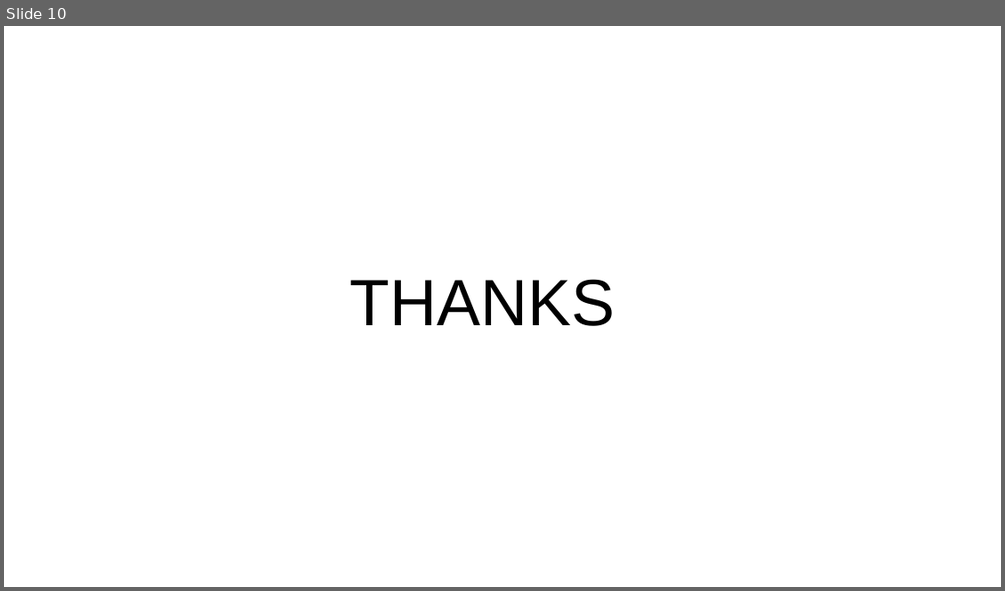
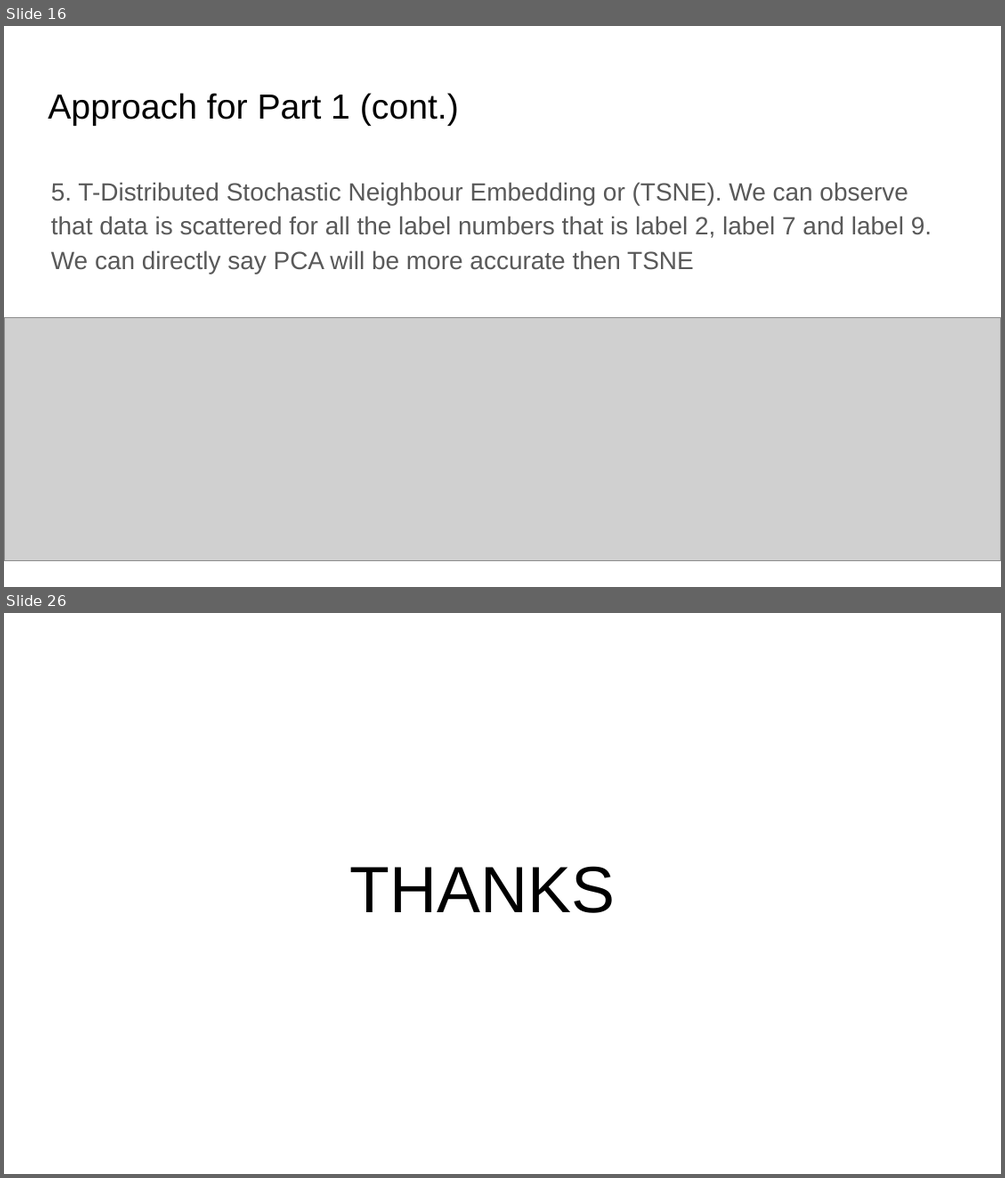
Before and after one commit to Aditya-2001/ML-Assignments-Semester-5, a slide deck: Assignment 8/IIT2019210 - Report.pptx. Shown one above the other, each under a label of ours: slide 10 before the commit, slides 16 and 26 after it; the slides between them are not shown. The pictures are 1005x591 and 1005x1178 pixels, drawn with LibreOffice and Linux fonts; fonts in the diff are those of the drawing; grey boxes stand for pictures. Boxes give left, top, right and bottom in pixels: in the first picture for what was removed or moved away, otherwise in the second. Text is boxed around its words. In the diff, an @@ line names an element or a change of style, - is before the commit and + after.

```diff
--- a/Assignment 8/IIT2019210 - Report.pptx
+++ b/Assignment 8/IIT2019210 - Report.pptx
@@ slide 16 added at box(4, 26, 1001, 587), background #FFFFFF @@
@@ title added at box(48, 93, 459, 126), 25.2 pt, text #000000 @@
+Approach for Part 1 (cont.)
@@ text added at box(51, 182, 931, 273), 18 pt, text #595959 @@
+5. T-Distributed Stochastic Neighbour Embedding or (TSNE). We can observe that data is scattered for all the label numbers that is label 2, label 7 and label 9. We can directly say PCA will be more accurate then TSNE
@@ picture added at box(4, 317, 1001, 560) @@
@@ what was slide 10 is now slide 26 @@
```
Also in this commit, not shown: 1 slide changed, 22 other slides added, 7 slides removed, 4 other files.
